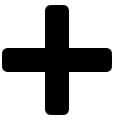
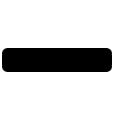
Layer changes from the first (114, 120) image to the second:
hid "Plus" over left=45, top=5, right=69, bottom=115
